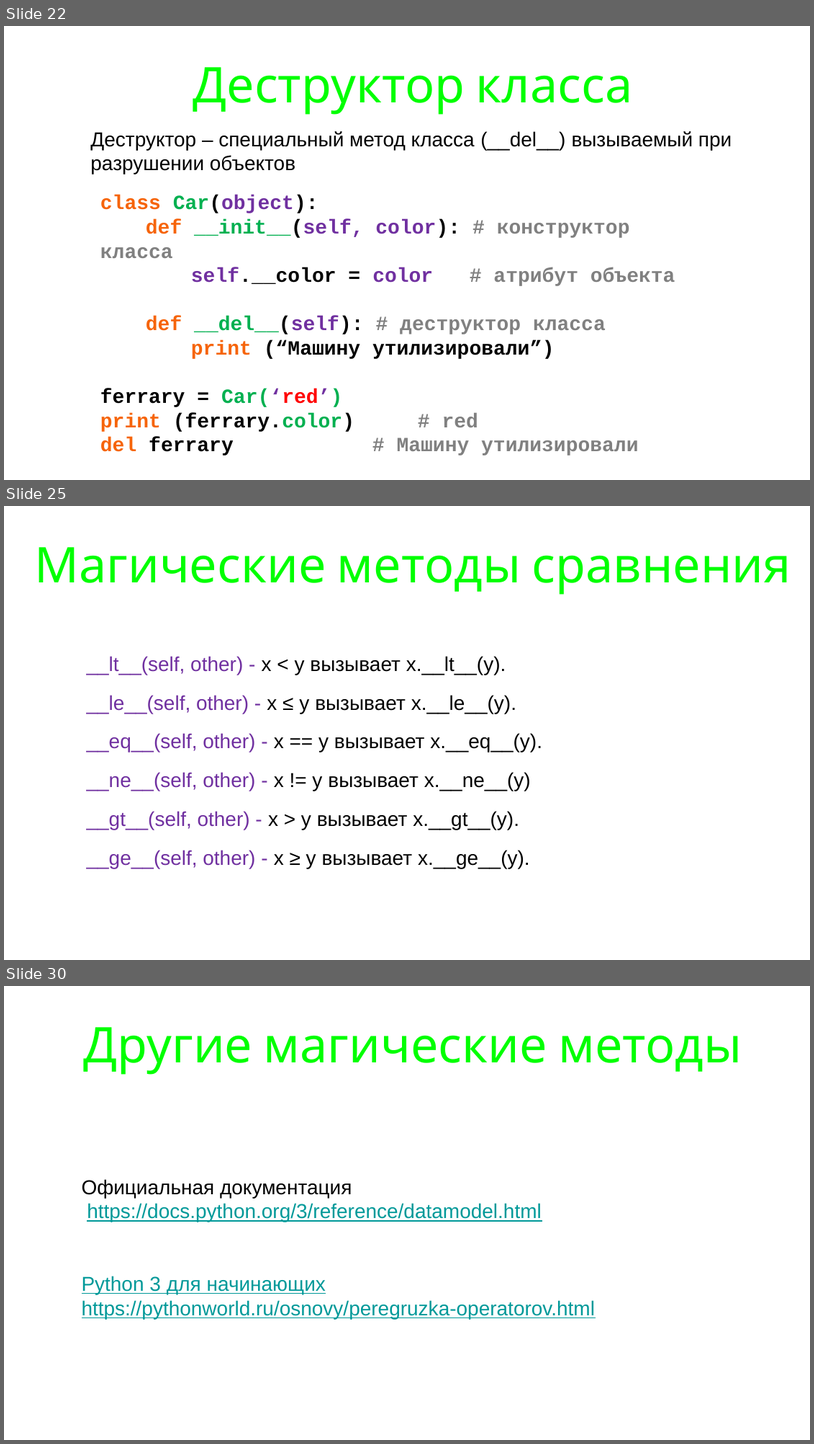
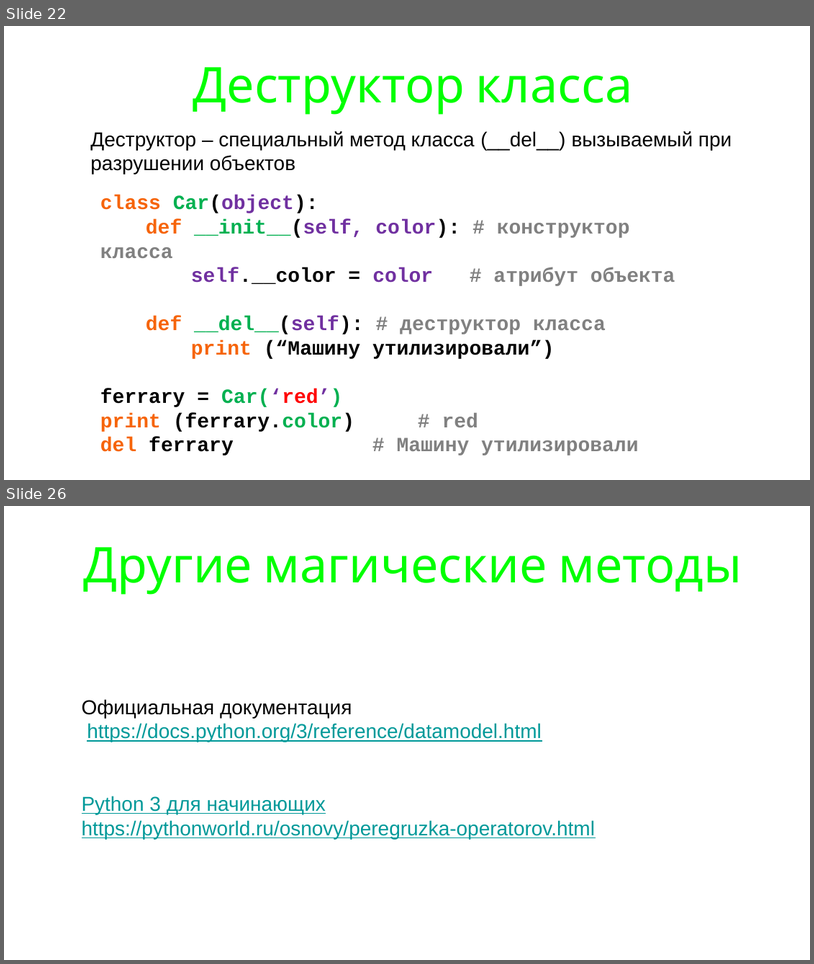
Before and after one commit to maxchv/LearnPython, a slide deck: week08/oop.pptx. Shown one above the other, each under a label of ours: slides 22, 25 and 30 before the commit, slides 22 and 26 after it; the slides between them are not shown. The pictures are 814x1444 and 814x964 pixels, drawn with LibreOffice and Linux fonts; fonts in the diff are those of the drawing. Boxes give left, top, right and bottom in pixels: in the first picture for what was removed or moved away, otherwise in the second. Text is boxed around its words. In the diff, an @@ line names an element or a change of style, - is before the commit and + after.

```diff
--- a/week08/oop.pptx
+++ b/week08/oop.pptx
@@ slide 25 removed at <box>4,506,810,960</box>, background #FFFFFF @@
@@ title removed at <box>35,547,792,595</box> @@
-Магические методы сравнения
@@ text removed at <box>87,656,543,868</box> @@
-__lt__(self, other) - x < y вызывает x.__lt__(y).
-__le__(self, other) - x ≤ y вызывает x.__le__(y).
-__eq__(self, other) - x == y вызывает x.__eq__(y).
-__ne__(self, other) - x != y вызывает x.__ne__(y)
-__gt__(self, other) - x > y вызывает x.__gt__(y).
-__ge__(self, other) - x ≥ y вызывает x.__ge__(y).
@@ what was slide 30 is now slide 26 @@
```
Also in this commit, not shown: 1 slide changed, 3 slides added, 6 other slides removed, 5 other files.
